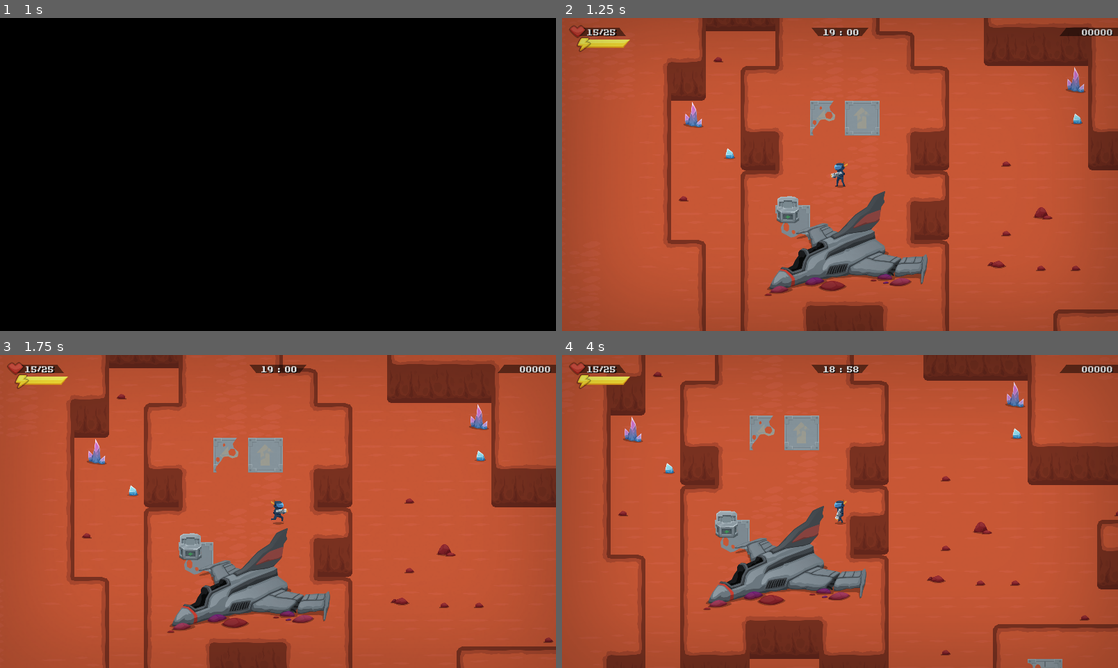
Above: before the commit, frames 1-4 (two rows, left to right).
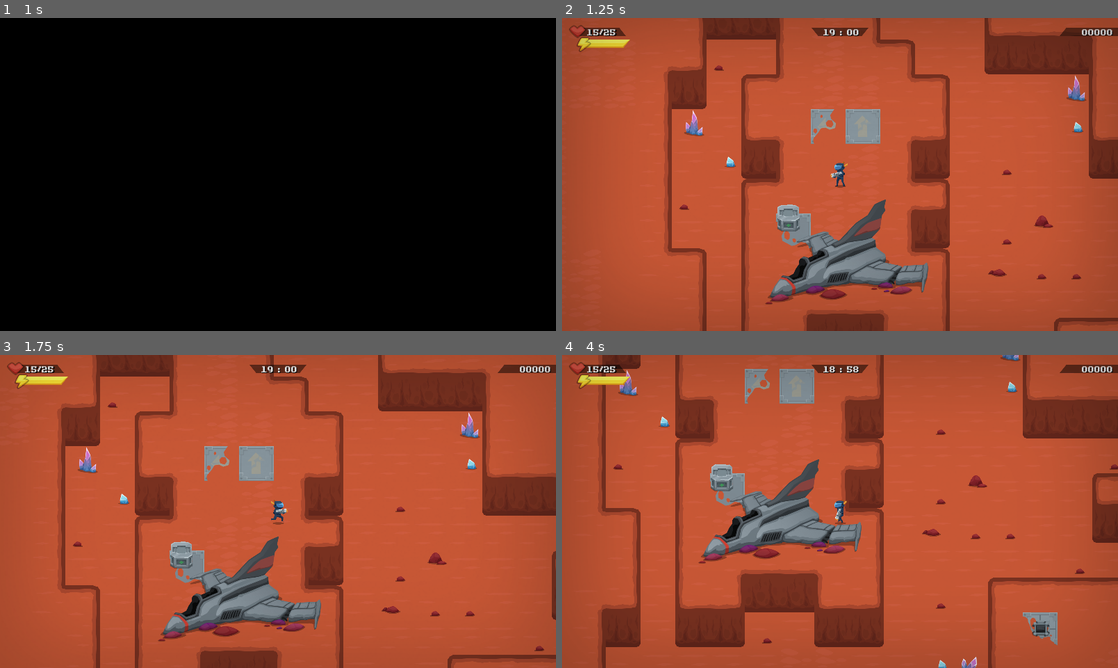
Above: after the commit, the same moments.

Repository: jimmyjonezz/Annigilation
Game: Godot game, scene res://MainMenu/MainMenu.tscn
Same seed, same stepped clock (60 frames per second), same inputs: the game is played once before the commit and once after it.
Inputs (mouse positions are in pixels of both pictures, inside the frame that each line leads up to):
- Up to frame 1 (1 s): click (133, 202) at 0.5 s
- Up to frame 2 (1.25 s): no input
- Up to frame 3 (1.75 s): move the mouse to (400, 495) at 1.27 s; hold Right (ui_right) from 1.28 s (still down)
- Up to frame 4 (4 s): move the mouse to (728, 527) at 2.02 s; release Right (ui_right) at 2.03 s; hold Down (ui_down) 2.03-2.78 s; move the mouse to (895, 442) at 2.77 s; hold Right (ui_right) 2.78-3.53 s; tap Enter at 3.5 s; move the mouse to (812, 574) at 3.52 s; hold Up (ui_up) from 3.53 s (still down)

Frame 1 is identical in both runs. In frame 2, 13% of the frame differs, in the area x 18-100%, y 0-100%; in frame 3, 23%; in frame 4, 38%, in the area x 6-100%, y 0-100%.

Commit message:
0.9.9.1
- remove music/sounds

Diff:
--- a/GUI/GUI.gd
+++ b/GUI/GUI.gd
@@ -81,7 +81,7 @@
 #в главное меню
 func _on_Main_pressed():
 	get_tree().set_pause(false)
-	get_tree().change_scene("res://MainMenu/MainMenu.tscn")
+	assert(get_tree().change_scene("res://MainMenu/MainMenu.tscn") == OK)
 #заряд оружия
 func _on_Player_damage(count):
 	current_count = count
--- a/Main/Main.gd
+++ b/Main/Main.gd
@@ -1,12 +1,6 @@
 extends Node
 
 class_name Main
-
-"""
-Помогите! Меня держат в подвале, я прикован наручниками к трубе.
-Не кормят, в потемках пишу код. Холодно.
-Позвоните моей маме...
-"""
 
 onready var camera = $Position/Player/Camera2D as Camera2D
 export var Kamikaze : PackedScene
@@ -24,7 +18,6 @@
 		count_enemy = 4
 
 func spawn_boss():
-	$SpawnBoss.play()
 	var Boss_instance = Boss.instance()
 	Boss_instance.position = get_node("Boss").position
 	get_node("SpawnEnemy").add_child(Boss_instance)
@@ -35,7 +28,6 @@
 	$GUI/GUI/time.text = "19 : 00"
 	$GUI/GUI/score.text = "00000"
 	get_tree().paused = false
-	$Back.play()
 
 func _ready() -> void:
 	set_camera_limits()
@@ -77,7 +69,6 @@
 
 	#если массив больше 1 значит есть путь - создаем врага
 	if new_path.size() > 1:
-		$SpawnKamikaze.play()
 		get_node("SpawnEnemy").add_child(Kamikaze_instance)
 		Kamikaze_instance.path = new_path
 
--- a/Main/Main.tscn
+++ b/Main/Main.tscn
@@ -9,11 +9,7 @@
 [ext_resource path="res://Point/Point.tscn" type="PackedScene" id=7]
 [ext_resource path="res://Robots/Enemy/Enemy.tscn" type="PackedScene" id=8]
 [ext_resource path="res://Player/Player.tscn" type="PackedScene" id=9]
-[ext_resource path="res://Main/Camera2D.gd" type="Script" id=10]
-[ext_resource path="res://GUI/GUI.tscn" type="PackedScene" id=11]
-[ext_resource path="res://Sound/back.ogg" type="AudioStream" id=12]
-[ext_resource path="res://Sound/spawn.wav" type="AudioStream" id=13]
-[ext_resource path="res://Sound/spawn_enemy.wav" type="AudioStream" id=14]
+[ext_resource path="res://GUI/GUI.tscn" type="PackedScene" id=10]
 
 [node name="Main" type="Node"]
 script = ExtResource( 1 )
@@ -21,6 +17,7 @@
 Boss = ExtResource( 3 )
 
 [node name="World" type="Node2D" parent="."]
+editor/display_folded = true
 
 [node name="Navigation" parent="World" instance=ExtResource( 4 )]
 
@@ -52,7 +49,7 @@
 position = Vector2( 1984, 2492 )
 
 [node name="Chest9" parent="SpawnProps" instance=ExtResource( 5 )]
-position = Vector2( 3652, 4689 )
+position = Vector2( 3772, 4809 )
 
 [node name="Chest11" parent="SpawnProps" instance=ExtResource( 5 )]
 position = Vector2( 4927.54, 4799.27 )
@@ -148,6 +145,7 @@
 position = Vector2( 5311, 3787 )
 
 [node name="SpawnEnemy" type="Node2D" parent="."]
+editor/display_folded = true
 
 [node name="Enemy" parent="SpawnEnemy" instance=ExtResource( 8 )]
 position = Vector2( 3394.47, 4902.84 )
@@ -169,42 +167,17 @@
 [node name="Position" type="Node2D" parent="."]
 
 [node name="Player" parent="Position" instance=ExtResource( 9 )]
-position = Vector2( 1901, 1423 )
-collision_mask = 15
-speed = 300
+position = Vector2( 1899, 1392 )
 
 [node name="Camera2D" type="Camera2D" parent="Position/Player"]
-editor/display_folded = true
 current = true
 zoom = Vector2( 1.6, 1.6 )
-limit_left = 0
-limit_top = 0
-limit_right = 14300
-limit_bottom = 14300
-drag_margin_left = 0.0
-drag_margin_top = 0.0
-drag_margin_right = 0.0
-drag_margin_bottom = 0.0
-editor_draw_limits = true
-script = ExtResource( 10 )
 
-[node name="GUI" parent="." instance=ExtResource( 11 )]
+[node name="GUI" parent="." instance=ExtResource( 10 )]
 editor/display_folded = true
 
-[node name="Back" type="AudioStreamPlayer" parent="."]
-stream = ExtResource( 12 )
-bus = "Back"
-
-[node name="SpawnBoss" type="AudioStreamPlayer" parent="."]
-stream = ExtResource( 13 )
-bus = "Blaster"
-
-[node name="SpawnKamikaze" type="AudioStreamPlayer" parent="."]
-stream = ExtResource( 14 )
-bus = "Blaster"
-
 [node name="SpawnTimer" type="Timer" parent="."]
-wait_time = 2.3
+wait_time = 1.8
 autostart = true
 [connection signal="damage" from="Position/Player" to="GUI" method="_on_Player_damage"]
 [connection signal="die" from="Position/Player" to="GUI" method="_on_Player_die"]
--- a/MainMenu/MainMenu.tscn
+++ b/MainMenu/MainMenu.tscn
@@ -12,12 +12,12 @@
 [ext_resource path="res://Image/UI/Exit_2.png" type="Texture" id=10]
 [ext_resource path="res://Image/UI/Exit_1.png" type="Texture" id=11]
 [ext_resource path="res://Other/Fade/FadeIn.tscn" type="PackedScene" id=12]
-[ext_resource path="res://Sound/back.ogg" type="AudioStream" id=13]
 
 [node name="MainMenu" type="Node2D"]
 script = ExtResource( 1 )
 
 [node name="CanvasLayer" type="CanvasLayer" parent="."]
+editor/display_folded = true
 
 [node name="Background" type="TextureRect" parent="CanvasLayer"]
 anchor_right = 1.0
@@ -32,7 +32,6 @@
 stretch_mode = 5
 
 [node name="Labels" type="Control" parent="CanvasLayer"]
-editor/display_folded = true
 anchor_right = 1.0
 anchor_bottom = 1.0
 size_flags_horizontal = 7
@@ -71,7 +70,6 @@
 texture = ExtResource( 6 )
 
 [node name="Control" type="Control" parent="CanvasLayer"]
-editor/display_folded = true
 anchor_right = 1.0
 anchor_bottom = 1.0
 margin_right = -439.0
@@ -104,10 +102,5 @@
 texture_hover = ExtResource( 11 )
 
 [node name="FadeIn" parent="CanvasLayer" instance=ExtResource( 12 )]
-
-[node name="Back" type="AudioStreamPlayer" parent="."]
-stream = ExtResource( 13 )
-autoplay = true
-bus = "Back"
 [connection signal="pressed" from="CanvasLayer/Control/Start" to="." method="_on_Start_pressed"]
 [connection signal="pressed" from="CanvasLayer/Control/Exit" to="." method="_on_Exit_pressed"]
--- a/Other/Fade/FadeIn.gd
+++ b/Other/Fade/FadeIn.gd
@@ -3,4 +3,4 @@
 func fade_in():
 	$AnimationPlayer.play("Fade")
 	yield(get_tree().create_timer(0.5), "timeout")
-	get_tree().change_scene("res://Main/Main.tscn")
+	assert(get_tree().change_scene("res://Main/Main.tscn") == OK)
--- a/Other/Kaboom/Kaboom.gd
+++ b/Other/Kaboom/Kaboom.gd
@@ -1,7 +1,6 @@
 extends Sprite
 
 func _ready():
-	$Kabooom.play()
 	$AnimationPlayer.play("Kaboom")
 
 func _on_AnimationPlayer_animation_finished(anim_name):
--- a/Other/Kaboom/Kaboom.tscn
+++ b/Other/Kaboom/Kaboom.tscn
@@ -1,8 +1,7 @@
-[gd_scene load_steps=5 format=2]
+[gd_scene load_steps=4 format=2]
 
 [ext_resource path="res://Image/FX/boom.png" type="Texture" id=1]
 [ext_resource path="res://Other/Kaboom/Kaboom.gd" type="Script" id=2]
-[ext_resource path="res://Sound/explosion.wav" type="AudioStream" id=3]
 
 [sub_resource type="Animation" id=1]
 resource_name = "Kaboom"
@@ -28,7 +27,3 @@
 
 [node name="AnimationPlayer" type="AnimationPlayer" parent="."]
 anims/Kaboom = SubResource( 1 )
-
-[node name="Kabooom" type="AudioStreamPlayer" parent="."]
-stream = ExtResource( 3 )
-bus = "Boom"
--- a/Player/Character.gd
+++ b/Player/Character.gd
@@ -3,7 +3,7 @@
 class_name Character
 
 #переменные: скорость передвижения, вектор направления, перезарядка и стрельба
-export (int) var speed = 1800
+export (int) var speed = 380
 var velocity = Vector2()
 var is_reload = true
 var is_shooting = false
--- a/Player/Player.gd
+++ b/Player/Player.gd
@@ -35,7 +35,6 @@
 	if count > 1:
 		shoot()
 		damage(-1)
-		$Blaster.play()
 
 		#сатрясам экран
 		#camera.shake()
--- a/Player/Player.tscn
+++ b/Player/Player.tscn
@@ -6,7 +6,6 @@
 [ext_resource path="res://Image/hero/hero_shadow.png" type="Texture" id=4]
 [ext_resource path="res://Image/hero/gun_01.png" type="Texture" id=5]
 [ext_resource path="res://Image/hero/hero_fire.png" type="Texture" id=6]
-[ext_resource path="res://Sound/blaster.wav" type="AudioStream" id=7]
 
 [sub_resource type="Animation" id=1]
 length = 0.6
@@ -171,11 +170,7 @@
 autostart = true
 
 [node name="Reload" type="Timer" parent="."]
-wait_time = 0.25
+wait_time = 0.22
 autostart = true
-
-[node name="Blaster" type="AudioStreamPlayer" parent="."]
-stream = ExtResource( 7 )
-bus = "Blaster"
 [connection signal="timeout" from="Damage" to="." method="_on_Damage_timeout"]
 [connection signal="timeout" from="Reload" to="." method="_on_Reload_timeout"]
--- a/Robots/Boss/Boss.gd
+++ b/Robots/Boss/Boss.gd
@@ -29,7 +29,6 @@
 			var bullet = Bullet.instance()
 			get_parent().add_child(bullet)
 			bullet.start(Vector2(bx, by), angle_dir + (PI / 20 * i) - 0.38)
-			$Boom.play()
 			yield(get_tree().create_timer(0.1), "timeout")
 
 func _on_Timer_timeout():
--- a/Robots/Boss/Boss.tscn
+++ b/Robots/Boss/Boss.tscn
@@ -1,25 +1,24 @@
-[gd_scene load_steps=23 format=2]
+[gd_scene load_steps=22 format=2]
 
 [ext_resource path="res://Robots/Boss/Boss.gd" type="Script" id=1]
 [ext_resource path="res://Bullet/Bullet.tscn" type="PackedScene" id=2]
-[ext_resource path="res://Sound/enemy_blaster.wav" type="AudioStream" id=3]
-[ext_resource path="res://Image/Boss/b_shadow.png" type="Texture" id=4]
-[ext_resource path="res://Image/Boss/b_d_01.png" type="Texture" id=5]
-[ext_resource path="res://Image/Boss/b_d_02.png" type="Texture" id=6]
-[ext_resource path="res://Image/Boss/b_t_01.png" type="Texture" id=7]
-[ext_resource path="res://Image/Boss/b_d_03.png" type="Texture" id=8]
-[ext_resource path="res://Image/Boss/b_d_05.png" type="Texture" id=9]
-[ext_resource path="res://Image/Boss/b_d_04.png" type="Texture" id=10]
-[ext_resource path="res://Image/Boss/b_d_06.png" type="Texture" id=11]
-[ext_resource path="res://Image/Boss/b_d_07.png" type="Texture" id=12]
-[ext_resource path="res://Image/Boss/b_d_08.png" type="Texture" id=13]
-[ext_resource path="res://Image/Boss/b_t_02.png" type="Texture" id=14]
-[ext_resource path="res://Image/Boss/b_t_03.png" type="Texture" id=15]
-[ext_resource path="res://Image/Boss/b_u_04.png" type="Texture" id=16]
-[ext_resource path="res://Image/Boss/b_u_02.png" type="Texture" id=17]
-[ext_resource path="res://Image/Boss/b_t_04.png" type="Texture" id=18]
-[ext_resource path="res://Image/Boss/b_u_03.png" type="Texture" id=19]
-[ext_resource path="res://Image/Boss/b_u_01.png" type="Texture" id=20]
+[ext_resource path="res://Image/Boss/b_shadow.png" type="Texture" id=3]
+[ext_resource path="res://Image/Boss/b_d_01.png" type="Texture" id=4]
+[ext_resource path="res://Image/Boss/b_d_02.png" type="Texture" id=5]
+[ext_resource path="res://Image/Boss/b_t_01.png" type="Texture" id=6]
+[ext_resource path="res://Image/Boss/b_d_03.png" type="Texture" id=7]
+[ext_resource path="res://Image/Boss/b_d_05.png" type="Texture" id=8]
+[ext_resource path="res://Image/Boss/b_d_04.png" type="Texture" id=9]
+[ext_resource path="res://Image/Boss/b_d_06.png" type="Texture" id=10]
+[ext_resource path="res://Image/Boss/b_d_07.png" type="Texture" id=11]
+[ext_resource path="res://Image/Boss/b_d_08.png" type="Texture" id=12]
+[ext_resource path="res://Image/Boss/b_t_02.png" type="Texture" id=13]
+[ext_resource path="res://Image/Boss/b_t_03.png" type="Texture" id=14]
+[ext_resource path="res://Image/Boss/b_u_04.png" type="Texture" id=15]
+[ext_resource path="res://Image/Boss/b_u_02.png" type="Texture" id=16]
+[ext_resource path="res://Image/Boss/b_t_04.png" type="Texture" id=17]
+[ext_resource path="res://Image/Boss/b_u_03.png" type="Texture" id=18]
+[ext_resource path="res://Image/Boss/b_u_01.png" type="Texture" id=19]
 
 [sub_resource type="CapsuleShape2D" id=1]
 radius = 7.5162
@@ -250,17 +249,12 @@
 [node name="VisibilityNotifier2D" type="VisibilityNotifier2D" parent="."]
 scale = Vector2( 2.80595, 2.80595 )
 
-[node name="Boom" type="AudioStreamPlayer" parent="."]
-stream = ExtResource( 3 )
-volume_db = -5.0
-bus = "Blaster"
-
 [node name="Node2D" type="Node2D" parent="."]
 editor/display_folded = true
 
 [node name="b_shadow" type="Sprite" parent="Node2D"]
 position = Vector2( -10.6273, 53.9485 )
-texture = ExtResource( 4 )
+texture = ExtResource( 3 )
 __meta__ = {
 "_edit_lock_": true
 }
--- a/Robots/Enemy/Enemy.gd
+++ b/Robots/Enemy/Enemy.gd
@@ -31,7 +31,6 @@
 
 			var bullet = Bullet.instance()
 			get_parent().add_child(bullet)
-			$Boom.play()
 			bullet.start(Vector2(x, y), angle_dir + (i / PI) - 0.65)
 
 #если пуля попала, вызывается этот метод
@@ -50,9 +49,9 @@
 
 func _physics_process(delta):
 	#вычисляем нормаль - направление в сторону игрока
-	var target_dir = (player.global_position - global_position).normalized()
+	var target_dir = (player.position - global_position).normalized()
 	#дистанцию до игрока
-	var target_dis = position.distance_to(player.global_position)
+	var target_dis = position.distance_to(player.position)
 	if target_dis > 300 and target_dis < 700:
 		#двигаем enemy
 		$APlayer.play("walk")
@@ -62,7 +61,7 @@
 		$APlayer.play("idle")
 
 func _on_Tic_timeout():
-	var target_dis = position.distance_to(player.global_position)
+	var target_dis = position.distance_to(player.position)
 	if target_dis < 1600:
 		danmaku()
 		$APlayer.play("shoot")
--- a/Robots/Enemy/Enemy.tscn
+++ b/Robots/Enemy/Enemy.tscn
@@ -1,11 +1,10 @@
-[gd_scene load_steps=11 format=2]
+[gd_scene load_steps=10 format=2]
 
 [ext_resource path="res://Robots/Enemy/Enemy.gd" type="Script" id=1]
 [ext_resource path="res://Bullet/Bullet.tscn" type="PackedScene" id=2]
 [ext_resource path="res://Other/Kaboom/Kaboom.tscn" type="PackedScene" id=3]
 [ext_resource path="res://Image/enemy_02/enemy_02_all.png" type="Texture" id=4]
 [ext_resource path="res://Other/Popup/Popup.tscn" type="PackedScene" id=5]
-[ext_resource path="res://Sound/enemy_blaster.wav" type="AudioStream" id=6]
 
 [sub_resource type="CircleShape2D" id=1]
 radius = 30.0167
@@ -97,10 +96,6 @@
 anims/idle = SubResource( 2 )
 anims/shoot = SubResource( 3 )
 anims/walk = SubResource( 4 )
-
-[node name="Boom" type="AudioStreamPlayer" parent="."]
-stream = ExtResource( 6 )
-bus = "Blaster"
 [connection signal="timeout" from="Tic" to="." method="_on_Tic_timeout"]
 [connection signal="screen_entered" from="VisibilityNotifier2D" to="." method="_on_VisibilityNotifier2D_screen_entered"]
 [connection signal="screen_exited" from="VisibilityNotifier2D" to="." method="_on_VisibilityNotifier2D_screen_exited"]
--- a/Robots/Kamikaze/Kamikaze.gd
+++ b/Robots/Kamikaze/Kamikaze.gd
@@ -21,12 +21,10 @@
 	set_process(true)
 
 func _draw():
-	if path.size() > 1:
-		for p in path:
-			draw_circle(p - get_global_position(), 10.8, Color(1, 0, 0))
-
-func _process(delta):
-	update()
+	pass
+	#if path.size() > 1:
+	#	for p in path:
+	#		draw_circle(p - get_global_position(), 10.8, Color(1, 0, 0))
 
 func _physics_process(delta) -> void:
 	var new_path = get_node("../../World/Navigation").get_simple_path(
--- a/default_bus_layout.tres
+++ b/default_bus_layout.tres
@@ -1,32 +1,3 @@
-[gd_resource type="AudioBusLayout" load_steps=2 format=2]
-
-[sub_resource type="AudioEffectReverb" id=1]
-resource_name = "Reverb"
+[gd_resource type="AudioBusLayout" format=2]
 
 [resource]
-bus/1/name = "Back"
-bus/1/solo = false
-bus/1/mute = false
-bus/1/bypass_fx = false
-bus/1/volume_db = -11.3
-bus/1/send = "Master"
-bus/1/effect/0/effect = SubResource( 1 )
-bus/1/effect/0/enabled = true
-bus/2/name = "Blaster"
-bus/2/solo = false
-bus/2/mute = false
-bus/2/bypass_fx = false
-bus/2/volume_db = -25.2
-bus/2/send = "Master"
-bus/3/name = "Walk"
-bus/3/solo = false
-bus/3/mute = false
-bus/3/bypass_fx = false
-bus/3/volume_db = -4.8
-bus/3/send = "Master"
-bus/4/name = "Boom"
-bus/4/solo = false
-bus/4/mute = false
-bus/4/bypass_fx = false
-bus/4/volume_db = 0.0
-bus/4/send = "Master"
Not shown: 1 places in Main/Main.tscn that only renumber resources
Not shown: 1 places in MainMenu/MainMenu.tscn that only renumber resources
Not shown: 1 places in Player/Player.tscn that only renumber resources
Not shown: 1 places in Robots/Boss/Boss.tscn that only renumber resources
Not shown, removed: Sound/back.ogg.import
Not shown, removed: Sound/blaster.wav.import
Not shown, removed: Sound/enemy_blaster.wav.import
Not shown, removed: Sound/explosion.wav.import
Not shown, removed: Sound/spawn.wav.import
Not shown, removed: Sound/spawn_enemy.wav.import
Not shown, removed: Sound/back.ogg
Not shown, removed: Sound/blaster.wav
(and 5 more such lines)
